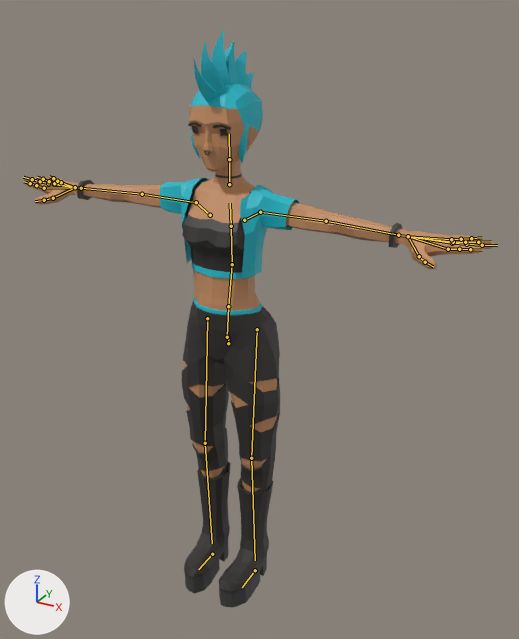
Two versions of the glTF model js/models/avatars/club-crowd-f3.glb, one commit apart.
Before and after are seen from a camera (50 mm lens) standing at (1.149, -1.943, 2.025) and looking at (0.105, -0.044, 1.076). The axes (+X, +Y, +Z) are drawn at lower left. The lights are the same throughout. The picture after the commit comes second. The bones that change, and the others that lie on the model, are drawn over the model as lines.

Names of what the first picture shows: 'Punk_Body'.
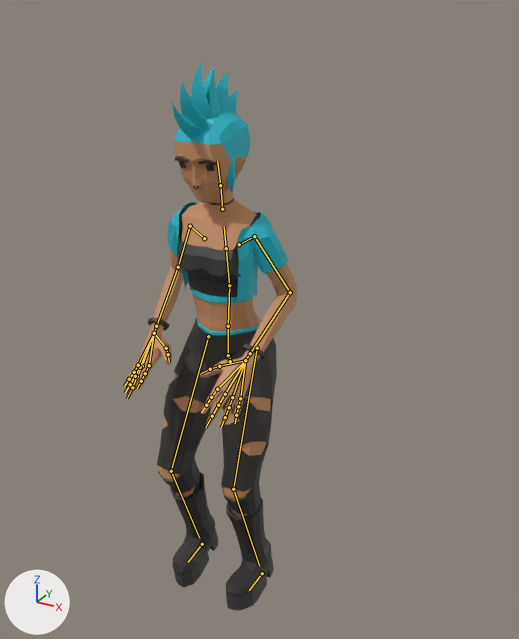
The newer file adds an action. The first version stands in its rest pose; the second is drawn at frame 11 of the action 'Groove_SideTap'.

The edits, one by one:
Bone 'Body' (bone_body) moves from (0.0, 0.0, 0.0) to (0.004, -0.067, 0.0).
Bone 'Body' (bone_body) turns from (0, 0, 0) to (4, 0, 0) degrees about its own x, y and z.
Bone 'Neck' (bone_neck) turns from (0, 0, 0) to (2, 0, 0) degrees about its own x, y and z.
Bone 'Head' (bone_head) turns from (0, 0, 0) to (3, -1, 0) degrees about its own x, y and z.
Bone 'UpperArm.L' (bone_upperarm_l) turns from (0, 0, 0) to (-62, 4, 16) degrees about its own x, y and z.
Bone 'LowerArm.L' (bone_lowerarm_l) turns from (0, 0, 0) to (-43, 29, -87) degrees about its own x, y and z.
Bone 'Wrist.L' (bone_wrist_l) turns from (0, 0, 0) to (-1, -3, -6) degrees about its own x, y and z.
Bone 'UpperArm.R' (bone_upperarm_r) turns from (0, 0, 0) to (-58, -4, -18) degrees about its own x, y and z.
Bone 'LowerArm.R' (bone_lowerarm_r) turns from (0, 0, 0) to (-42, -27, 91) degrees about its own x, y and z.
Bone 'Wrist.R' (bone_wrist_r) turns from (0, 0, 0) to (-1, 3, 6) degrees about its own x, y and z.
Bone 'UpperLeg.L' (bone_upperleg_l) turns from (0, 0, 0) to (-22, -1, -1) degrees about its own x, y and z.
Bone 'LowerLeg.L' (bone_lowerleg_l) turns from (0, 0, 0) to (34, 1, 0) degrees about its own x, y and z.
Bone 'UpperLeg.R' (bone_upperleg_r) turns from (0, 0, 0) to (-27, 0, 3) degrees about its own x, y and z.
Bone 'LowerLeg.R' (bone_lowerleg_r) turns from (0, 0, 0) to (43, -1, 0) degrees about its own x, y and z.
Bone 'Foot.L' (bone_foot_l) moves from (0.0, 0.0, 0.0) to (0.03, 0.0, 0.0).
Bone 'Foot.R' (bone_foot_r) moves from (0.0, 0.0, 0.0) to (-0.046, 0.004, -0.032).
Bone 'Foot.R' (bone_foot_r) turns from (0, 0, 0) to (7, 0, 0) degrees about its own x, y and z.

Where the change shows, as pixel boxes [x1, y1, x2, y2] in the pictures (519 x 639 px):
'Punk_Body', posed (63% narrower)
    before: [24, 29, 495, 607]
    after: [125, 61, 297, 611]
bone 'Body', root to tip
    before: (228, 343) to (228, 335)
    after: (230, 361) to (229, 354)
bone 'Neck', root to tip
    before: (229, 184) to (229, 159)
    after: (222, 209) to (220, 185)
bone 'Head', root to tip
    before: (229, 159) to (229, 134)
    after: (220, 185) to (217, 161)
bone 'UpperArm.L', root to tip
    before: (260, 212) to (326, 221)
    after: (254, 236) to (290, 292)
bone 'LowerArm.L', root to tip
    before: (326, 221) to (398, 235)
    after: (290, 292) to (250, 353)
bone 'Wrist.L', root to tip
    before: (398, 235) to (408, 236)
    after: (250, 353) to (245, 360)
bone 'UpperArm.R', root to tip
    before: (196, 202) to (142, 194)
    after: (190, 226) to (178, 267)
bone 'LowerArm.R', root to tip
    before: (142, 194) to (81, 188)
    after: (178, 267) to (156, 326)
bone 'Wrist.R', root to tip
    before: (81, 188) to (75, 187)
    after: (156, 326) to (154, 333)
bone 'UpperLeg.L', root to tip
    before: (257, 329) to (251, 458)
    after: (257, 348) to (233, 489)
bone 'LowerLeg.L', root to tip
    before: (251, 458) to (255, 560)
    after: (233, 489) to (259, 566)
bone 'UpperLeg.R', root to tip
    before: (207, 318) to (205, 443)
    after: (208, 336) to (171, 471)
bone 'LowerLeg.R', root to tip
    before: (205, 443) to (212, 543)
    after: (171, 471) to (199, 538)
bone 'Foot.L', root to tip
    before: (255, 570) to (242, 587)
    after: (262, 573) to (249, 590)
bone 'Foot.R', root to tip
    before: (212, 554) to (198, 569)
    after: (202, 544) to (188, 562)
